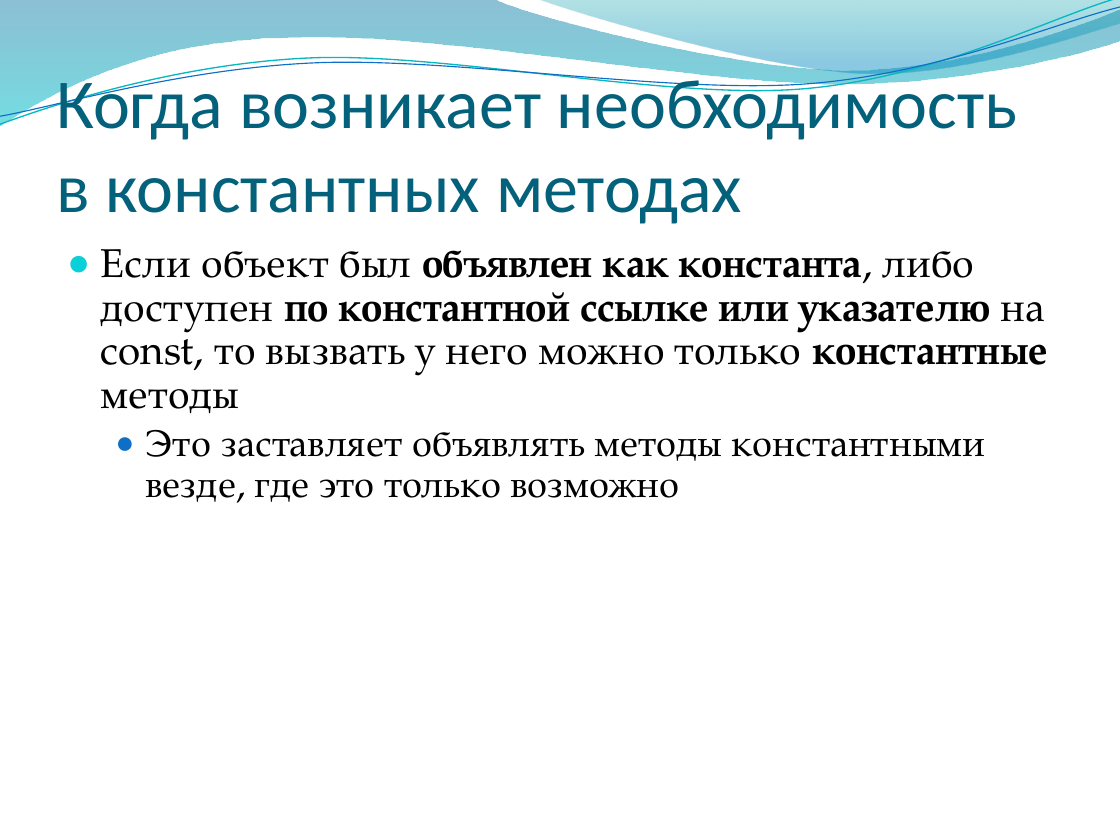
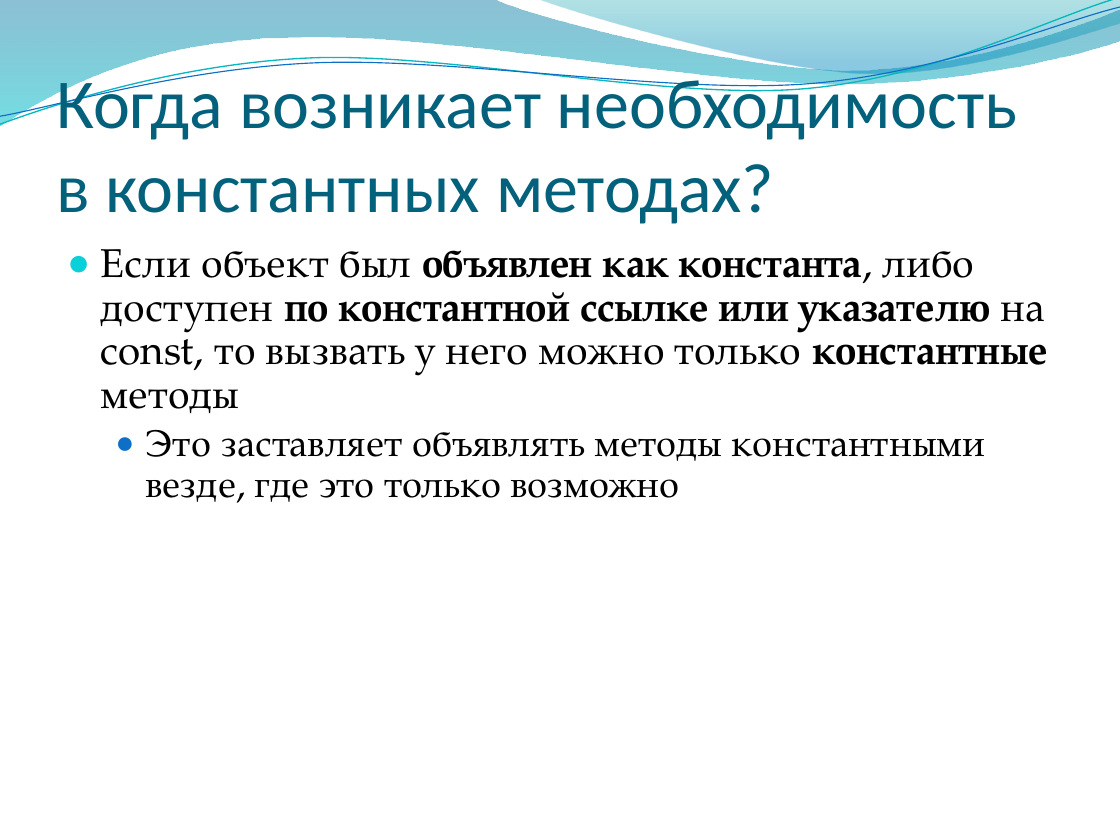
Before and after one commit to alexey-malov/oop, a slide deck: slide 36 of lectures/02/Основы ООП.pptx (slide 37 before the commit). Drawn at 1120x840 pixels with LibreOffice and Linux fonts; fonts in the diff are those of the drawing; background and template pictures are left out. Boxes give left, top, right and bottom in pixels: in the first picture for what was removed or moved away, otherwise in the second. Text is boxed around its words. In the diff, an @@ line names an element or a change of style, - is before the commit and + after.

```diff
--- a/lectures/02/Основы ООП.pptx
+++ b/lectures/02/Основы ООП.pptx
@@ title at [56, 70, 1017, 224]: text changed @@
-Когда возникает необходимость в константных методах
+Когда возникает необходимость в константных методах?
```
Also in this commit, not shown: 4 other slides changed, 1 slide removed.
